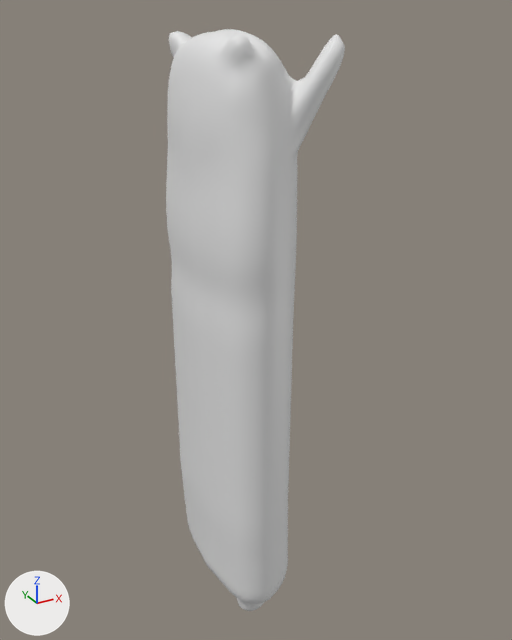
Before and after pictures for a commit that changed the FBX model Assets/DDRGame/Models/bongocatto.fbx.
Camera for both pictures: a camera (50 mm lens) standing at (-4.79, -9.53, 10.28) and looking at (0.48, 0.07, 5.48). Every picture has the same lights, and +X, +Y and +Z are marked at lower left.

Script lines for the objects in view, before the commit:
```python
me_cat = bpy.data.meshes.new('Cat')
me_cat.from_pydata(...)  # 5987 vertices, 6678 faces; spans x -0.75..1.09, y -1.47..1.47, z 0.0..10.01
# faces by material slot: [6201, 477]
me_cat.materials.append(mat_catfur)  # white #e7e7e7
me_cat.materials.append(mat_catpawbeans)  # white #e7e7e7
ob_cat = bpy.data.objects.new('Cat', me_cat)
ob_cat.location = (0.0, 0.0, 0.0)
```
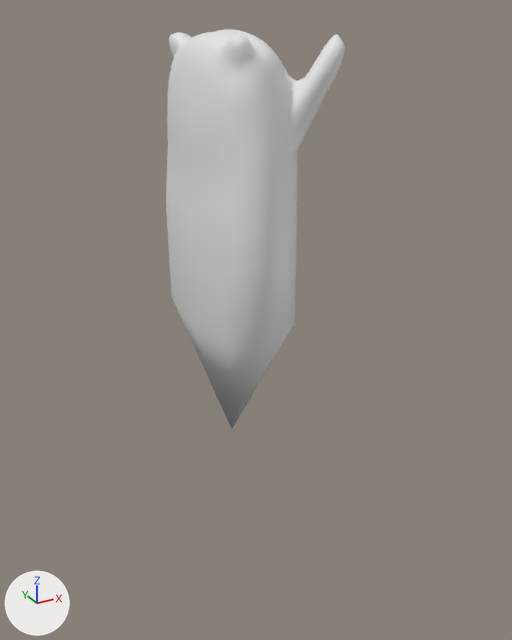
Changed parts and their boxes (x1, y1, x2, y2) in the pictures (512 x 640 px):
'Cat', reshaped (31% shorter): before (166, 29, 345, 611); after (166, 29, 345, 429)
part 1 of me_cat, cut back: before (167, 229, 296, 611); after (167, 229, 296, 429)

The change in detail:
me_cat is used by ob_cat; location (0.0, 0.0, 0.0).
me_cat had 5987 vertices, 6678 faces and spanned x -0.75..1.09, y -1.47..1.47, z 0.0..10.01.
me_cat now has 2855 vertices, 3582 faces and spans x -0.75..1.09, y -1.47..1.47, z 3.52..10.01.
me_cat part 1: 72 vertices moved from x -0.73..0.78, y -1.46..1.46, z 6.76..6.9 to x -0.73..0.78, y -1.46..1.46, z 5.72..5.86; 3133 vertices removed from x -0.73..0.78, y -1.45..1.45, z 0.0..6.72; 1 vertex added at x -0.04, y 0.0, z 3.52.
